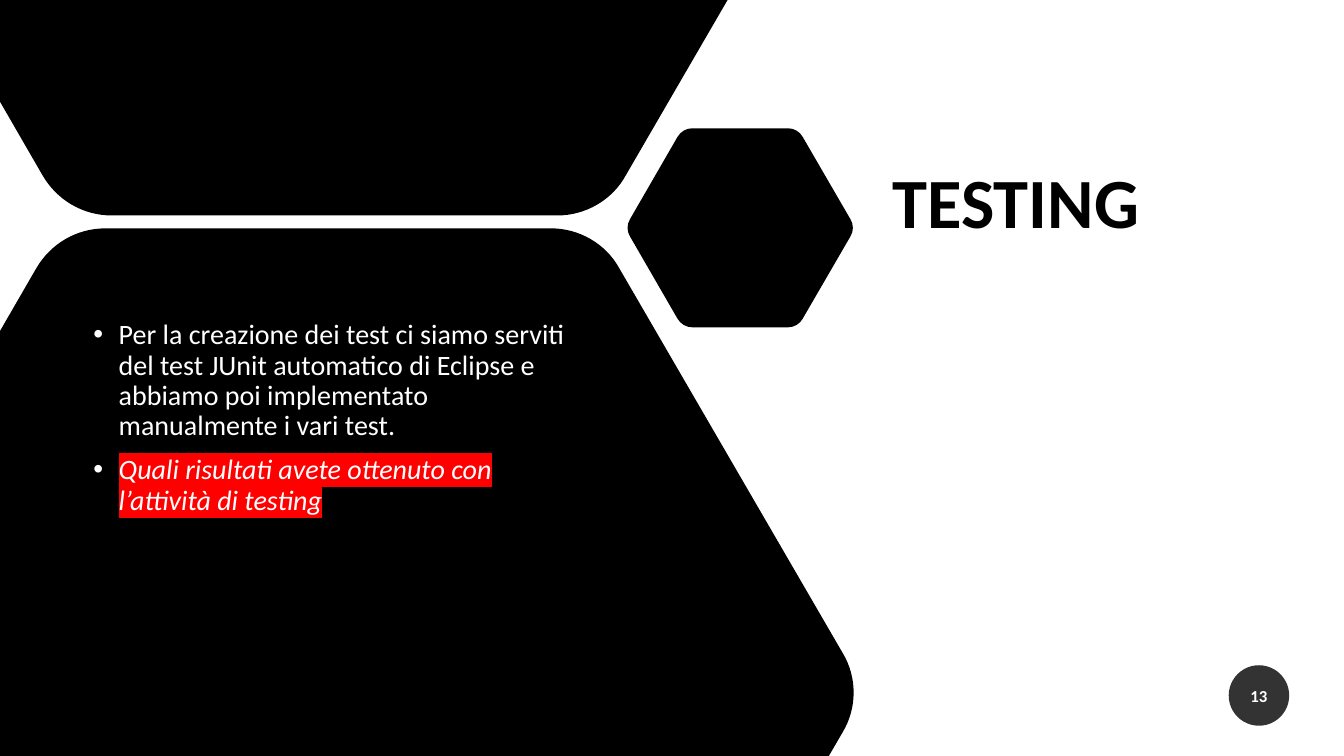
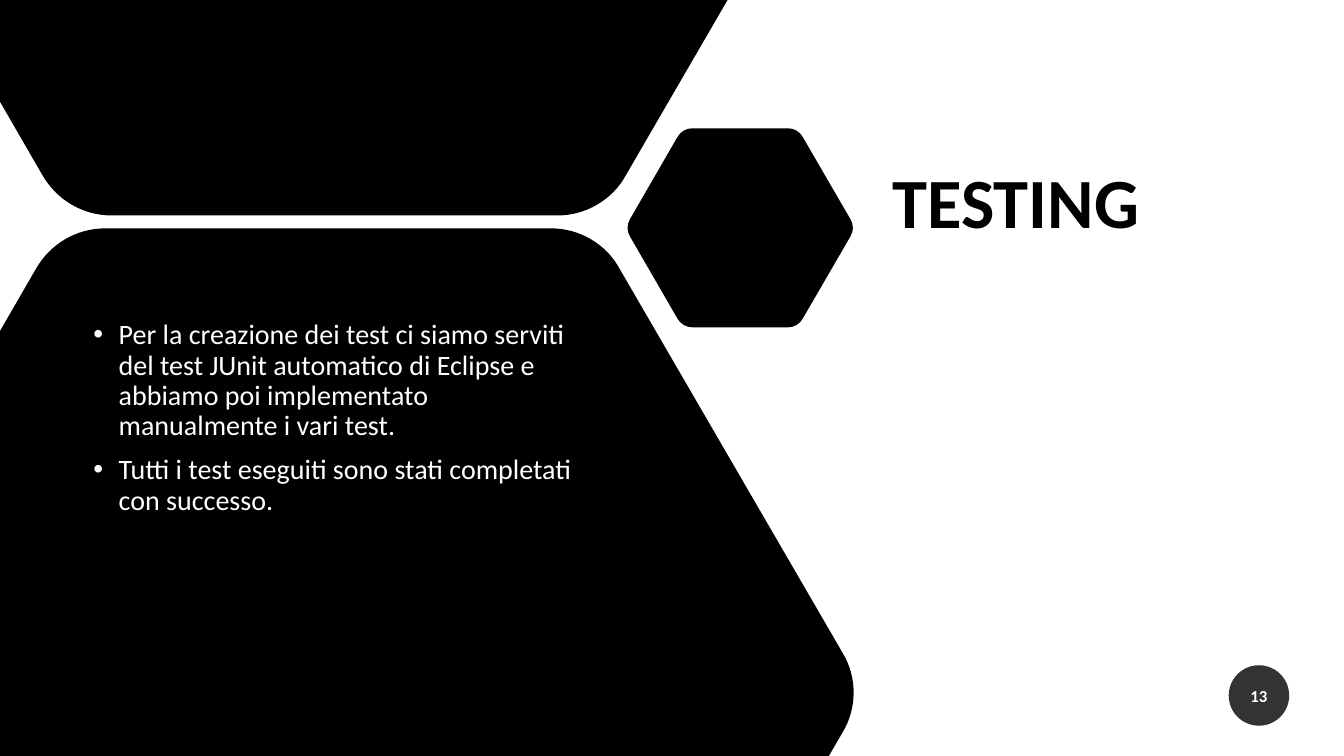
Before and after one commit to bottuz/IngegneriaSoftware_22-23, a slide deck: slide 13 of Documentazione/Draft Presentazione.pptx. Drawn at 1344x756 pixels with LibreOffice and Linux fonts; fonts in the diff are those of the drawing. Boxes give left, top, right and bottom in pixels: in the first picture for what was removed or moved away, otherwise in the second. Text is boxed around its words. In the diff, an @@ line names an element or a change of style, - is before the commit and + after.

```diff
--- a/Documentazione/Draft Presentazione.pptx
+++ b/Documentazione/Draft Presentazione.pptx
@@ text at (119,459,571,511): text changed; italic off @@
-• Quali risultati avete ottenuto con l’attività di testing
+• Tutti i test eseguiti sono stati completati con successo.
```
Also in this commit, not shown: 1 other slide changed, 2 other files.
